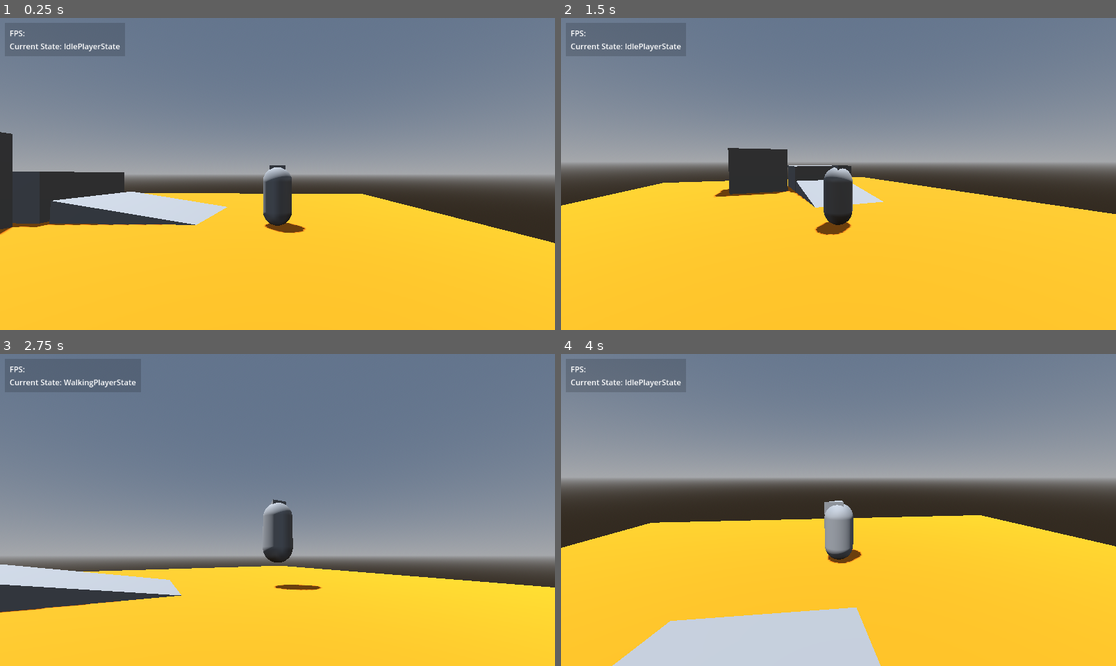
Above: before the commit, frames 1-4 (two rows, left to right).
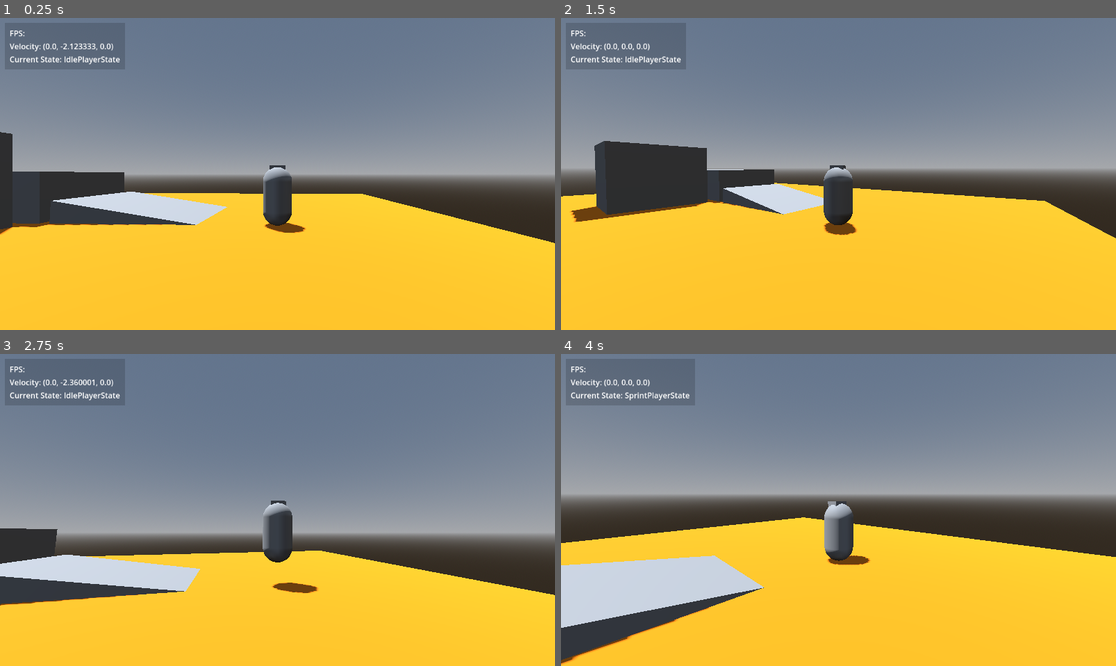
Above: after the commit, the same moments.

Repository: arthurwieb/TPS-Controller-godot
Game: Godot game, scene res://Map/protolevel.tscn
Same seed, same stepped clock (60 frames per second), same inputs: the game is played once before the commit and once after it.
Inputs (mouse positions are in pixels of both pictures, inside the frame that each line leads up to):
- Up to frame 1 (0.25 s): no input
- Up to frame 2 (1.5 s): move the mouse to (866, 174) at 0.52 s; hold Shift (sprint, bound only after the commit) 0.53-1.28 s; tap Enter at 1.25 s; move the mouse to (810, 174) at 1.27 s; tap Shift (sprint, bound only after the commit) at 1.35 s
- Up to frame 3 (2.75 s): tap Space at 2 s; move the mouse to (288, 503) at 2.02 s; hold Shift (sprint, bound only after the commit) from 2.03 s (still down)
- Up to frame 4 (4 s): move the mouse to (832, 516) at 2.77 s; release Shift (sprint, bound only after the commit) at 2.78 s; tap Shift (sprint, bound only after the commit) at 2.85 s; tap Enter at 3.5 s; move the mouse to (877, 513) at 3.52 s; hold Shift (sprint, bound only after the commit) from 3.53 s (still down)

The runs differ from the first frame. In frame 1, 0.4% of the frame differs, in the area x 1-22%, y 8-15%; in frame 2, 11%; in frame 3, 14%; in frame 4, 28%, in the area x 0-100%, y 1-100%.

Commit message:
criando states playerclass

Diff:
--- a/Player/PlayerModel.gd
+++ b/Player/PlayerModel.gd
@@ -1,16 +1,24 @@
 # CharacterModel.gd
-class_name CharacterModel
+class_name PlayerModel
 extends Node3D
 
 #var velocity: Vector3 = Vector3.ZERO
-var SPEED: float = 5.0
-var JUMP_VELOCITY: float = 4.5
+const DEFAULT_SPEED:float = 5.0
+@export var SPEED: float = 5.0
+@export var SPRINT_SPEED: float = 8.0
+@export var JUMP_VELOCITY: float = 4.5
+@export var ACCELERATION:float = 2.0
+@export var DECELERATION:float = 0.25
 #var is_on_floor: bool = false
 #var has_moved_this_frame: bool = false
 @onready var player:CharacterBody3D = $".."
 @onready var SpringArm:SpringArm3D = $"../SpringArm3D"
 
+func _ready() -> void:
+	Global.player_model = self
+
 func velocity_by_input(input: InputPackage, delta: float) -> Vector3:
+	print("vel teste:", SPEED)
 	#print('basis', transform.basis)
 	#print('camera-basis', SpringArm.basis)
 	var new_velocity = player.velocity
@@ -20,9 +28,12 @@
 	#para obter a camera do "helldivers" onde o player anda para onde a camera aponta, precisamos multiplicar
 	#pela direção da camera, ou seja o BASIS, que retorna esse tipo de informação (posição)
 	var direction := (SpringArm.basis * Vector3(input.input_direction.x, 0, input.input_direction.y)).normalized()
-	if direction:
-		new_velocity.x = direction.x * SPEED
-		new_velocity.z = direction.z * SPEED
+	#if direction:
+		#new_velocity.x = direction.x * SPEED
+		#new_velocity.z = direction.z * SPEED
+	if direction: #em teste ainda, mas parece bom
+		new_velocity.x = lerp(direction.x, direction.x * SPEED, ACCELERATION)
+		new_velocity.z = lerp(direction.z, direction.z * SPEED, ACCELERATION)
 	else:
 		new_velocity.x = move_toward(new_velocity.x, 0, SPEED)
 		new_velocity.z = move_toward(new_velocity.z, 0, SPEED)
--- a/Player/player.gd
+++ b/Player/player.gd
@@ -1,14 +1,15 @@
-extends CharacterBody3D
+class_name Player extends CharacterBody3D
 
 @onready var InputGatherer: Node = $InputGatherer
-@onready var PlayerModel: Node3D = $PlayerModel
+@onready var Model: Node3D = $PlayerModel
 
 func _ready():
 	Input.set_mouse_mode(Input.MOUSE_MODE_CAPTURED)
 	Global.player = self
 
 func _physics_process(delta):
+	Global.debug.add_debug_prop("Velocity", velocity, 3)
 	var input = InputGatherer.gather_input()
-	velocity = PlayerModel.velocity_by_input(input, delta)
+	velocity = Model.velocity_by_input(input, delta)
 	#print(velocity)
 	move_and_slide()
--- a/Player/player.tscn
+++ b/Player/player.tscn
@@ -7,7 +7,9 @@
 [ext_resource type="Script" uid="uid://di0l3gvneeg7g" path="res://Scripts/idle_player_state.gd" id="5_vtle1"]
 [ext_resource type="Theme" uid="uid://d20cd3jrpo5qt" path="res://ui/theme/debug.tres" id="6_fhl08"]
 [ext_resource type="Script" uid="uid://bhftiwe48f8ii" path="res://Scripts/walking_player_state.gd" id="6_od3ui"]
+[ext_resource type="Script" uid="uid://cqu47x0naf772" path="res://Scripts/sprint_player_state.gd" id="7_00tjw"]
 [ext_resource type="Script" uid="uid://dyxgbh062m44x" path="res://Scripts/debug.gd" id="7_vtle1"]
+[ext_resource type="Script" uid="uid://c67yqq2ju6qwx" path="res://Scripts/jump_player_state.gd" id="8_x3vf3"]
 
 [sub_resource type="GDScript" id="GDScript_btcbx"]
 resource_name = "InputGatherer"
@@ -73,8 +75,14 @@
 [node name="IdlePlayerState" type="Node" parent="PlayerStateMachine"]
 script = ExtResource("5_vtle1")
 
-[node name="WalkingPlayerState" type="Node" parent="PlayerStateMachine"]
+[node name="WalkPlayerState" type="Node" parent="PlayerStateMachine"]
 script = ExtResource("6_od3ui")
+
+[node name="SprintPlayerState" type="Node" parent="PlayerStateMachine"]
+script = ExtResource("7_00tjw")
+
+[node name="JumpPlayerState" type="Node" parent="PlayerStateMachine"]
+script = ExtResource("8_x3vf3")
 
 [node name="UI" type="Control" parent="."]
 custom_minimum_size = Vector2(200, 0)
--- a/Player/springarm.tres.gd
+++ b/Player/springarm.tres.gd
@@ -1,5 +1,5 @@
 extends SpringArm3D
-@export var camera_sensitivity: float = 0.02
+@export var camera_sensitivity: float = 0.01
 @export_range(-90.0, 0.0, 0.1, "radians_as_degrees") var min_vertical_angle: float = -PI/2
 @export_range(0.0, 90.0, 0.1, "radians_as_degrees") var max_vertical_angle: float = -PI/4
 @onready var camera: Camera3D = $Camera3D
--- a/Scripts/global.gd
+++ b/Scripts/global.gd
@@ -1,3 +1,4 @@
 extends Node
 var debug : PanelContainer
 var player : CharacterBody3D
+var player_model : Node3D
--- a/Scripts/idle_player_state.gd
+++ b/Scripts/idle_player_state.gd
@@ -1,5 +1,6 @@
-class_name IdlePlayerState extends State
+class_name IdlePlayerState extends PlayerState
+
 
 func update(delta:float) -> void:
-	if Global.player.velocity.length() > 0.0:
-		transition.emit("WalkingPlayerState")
+	if PLAYER.velocity.length() > 0.0 && PLAYER.is_on_floor():
+		transition.emit("WalkPlayerState")
--- /dev/null
+++ b/Scripts/jump_player_state.gd
@@ -0,0 +1,9 @@
+class_name JumpPlayerState extends State
+
+func enter() -> void:
+	pass
+
+func update(delta:float) -> void:
+	print(Global.player.velocity.y)
+	if Global.player.velocity.y > 0:
+		transition.emit("JumpPlayerState")
--- /dev/null
+++ b/Scripts/player_state.gd
@@ -0,0 +1,13 @@
+class_name PlayerState extends State
+var PLAYER: Player
+var PLAYERMODEL: PlayerModel
+var AnimPlayer: AnimationPlayer
+func _ready() -> void:
+	await owner.ready
+	PLAYER = owner as Player
+	PLAYERMODEL = PLAYER.get_node("PlayerModel") as PlayerModel
+
+	#AnimPlayer = Player.animationPlayer
+
+func _process(delta: float) -> void:
+	pass
--- /dev/null
+++ b/Scripts/sprint_player_state.gd
@@ -0,0 +1,12 @@
+class_name SprintPlayerState extends PlayerState
+#@export var AnimPlayer:AnimationPlayer incluir quando tiver animações
+func enter() -> void:
+	#AnimPlayer.play
+	PLAYERMODEL.SPEED = PLAYERMODEL.SPRINT_SPEED
+
+func update(delta:float) -> void:
+	pass
+#func set_animation()
+func _input(event: InputEvent) -> void:
+	if event.is_action_released("sprint"):
+		transition.emit("WalkPlayerState")
--- a/Scripts/state_machine.gd
+++ b/Scripts/state_machine.gd
@@ -8,7 +8,9 @@
 			child.transition.connect(on_child_transition)
 		else:
 			push_warning("6778: State não encontrado")
-
+	if !owner.is_node_ready():
+		await owner.ready
+	if CURRENT_STATE:
 		CURRENT_STATE.enter()
 
 func _process(delta: float) -> void:
--- a/Scripts/walking_player_state.gd
+++ b/Scripts/walking_player_state.gd
@@ -1,5 +1,11 @@
-class_name WalkingPlayerState extends State
+class_name WalkPlayerState extends PlayerState
+func enter() -> void:
+		PLAYERMODEL.SPEED = PLAYERMODEL.DEFAULT_SPEED
 
 func update(delta:float) -> void:
-	if Global.player.velocity.length() == 0.0:
+	if PLAYER.velocity.length() == 0.0:
 		transition.emit("IdlePlayerState")
+
+func _input(event: InputEvent) -> void:
+	if event.is_action_pressed("sprint") && PLAYER.is_on_floor():
+		transition.emit("SprintPlayerState")
--- a/project.godot
+++ b/project.godot
@@ -51,3 +51,8 @@
 "events": [Object(InputEventKey,"resource_local_to_scene":false,"resource_name":"","device":-1,"window_id":0,"alt_press …(191 unchanged characters)…
 ]
 }
+sprint={
+"deadzone": 0.2,
+"events": [Object(InputEventKey,"resource_local_to_scene":false,"resource_name":"","device":-1,"window_id":0,"alt_pressed":false,"shift_pressed":false,"ctrl_pressed":false,"meta_pressed":false,"pressed":false,"keycode":0,"physical_keycode":4194325,"key_label":0,"unicode":0,"location":0,"echo":false,"script":null)
+]
+}
Not shown: 1 places in Player/player.tscn that only renumber resources
Not shown, added: Scripts/jump_player_state.gd.uid
Not shown, added: Scripts/player_state.gd.uid
Not shown, added: Scripts/sprint_player_state.gd.uid
